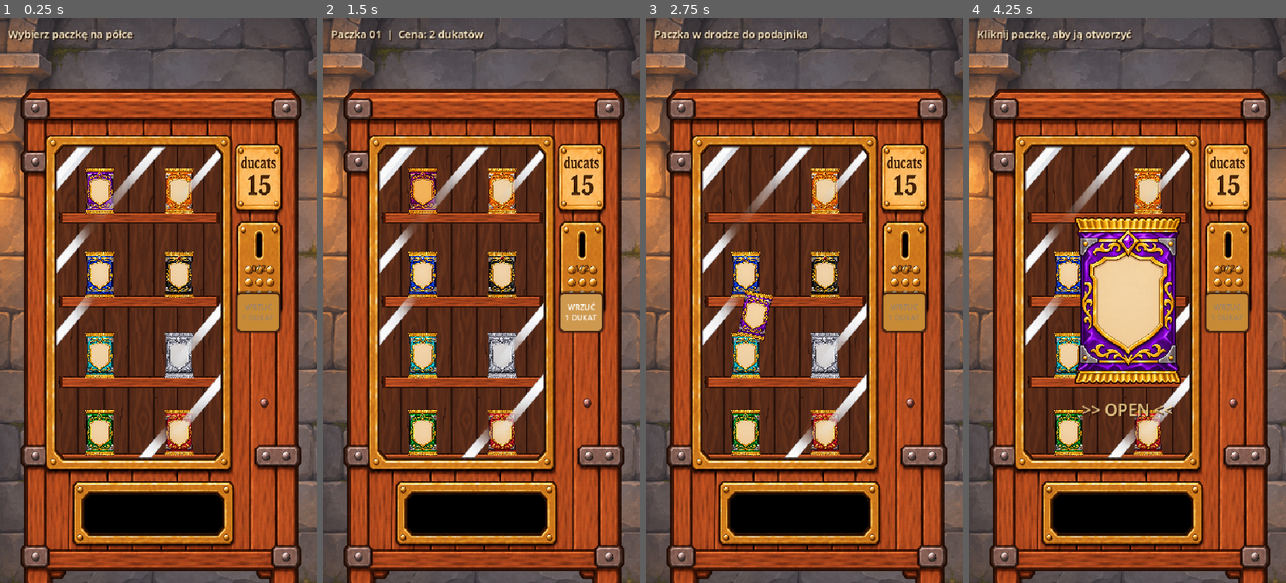
Above: before the commit, frames 1-4 (left to right).
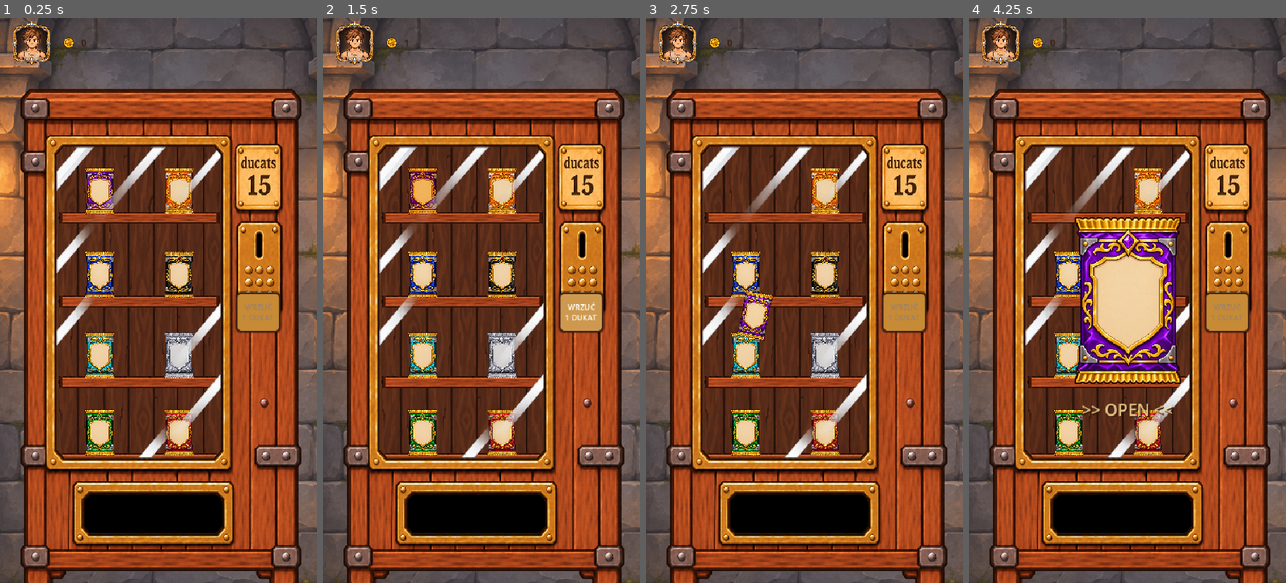
Above: after the commit, the same moments.

Repository: btulacha/vendingMachine
Game: Godot game, scene res://scenes/main.tscn
Two runs of this game, one before a commit and one after it. Both use one fixed random seed, a clock stepped at 60 frames per second and the inputs below.
Inputs (mouse positions are in pixels of both pictures, inside the frame that each line leads up to):
- Up to frame 1 (0.25 s): no input
- Up to frame 2 (1.5 s): tap Enter at 0.5 s; move the mouse to (421, 193) at 0.52 s; click (421, 193) at 0.67 s; click "WRZUĆ 1 DUKAT" at 1.25 s
- Up to frame 3 (2.75 s): click "WRZUĆ 1 DUKAT" at 2 s
- Up to frame 4 (4.25 s): move the mouse to (1146, 193) at 2.77 s; click (1146, 193) at 2.92 s; click (1067, 526) at 3.5 s

The runs differ from the first frame. In frame 1, 1.1% of the frame differs, in the area x 2-84%, y 0-45%; in frame 2, 1.1%; in frame 3, 1.2%; in frame 4, 1.2%.

Commit message:
portrait and coin counter

Diff:
--- a/vending-machine/scenes/main.tscn
+++ b/vending-machine/scenes/main.tscn
@@ -5,6 +5,7 @@
 [ext_resource type="Texture2D" uid="uid://pa7p7dei5km" path="res://assets/vendingMachineBack.png" id="3_tbgi4"]
 [ext_resource type="Texture2D" uid="uid://py7cmspexksc" path="res://assets/shelve.png" id="4_tefeu"]
 [ext_resource type="Texture2D" uid="uid://bsjnqwmguv6j4" path="res://assets/vendingMachineFront.png" id="5_o6xl0"]
+[ext_resource type="Texture2D" path="res://assets/player_portrait.png" id="6_player_portrait"]
 
 [node name="Main" type="Control" unique_id=11833063]
 layout_mode = 3
@@ -98,3 +99,12 @@
 mouse_filter = 2
 texture = ExtResource("5_o6xl0")
 expand_mode = 1
+
+[node name="PlayerPortrait" type="TextureRect" parent="."]
+offset_left = 14.0
+offset_top = 4.0
+offset_right = 94.0
+offset_bottom = 84.0
+mouse_filter = 2
+texture = ExtResource("6_player_portrait")
+expand_mode = 1
--- a/vending-machine/scripts/main.gd
+++ b/vending-machine/scripts/main.gd
@@ -84,6 +84,7 @@
 var sword_atlas: Texture2D
 var status_label: Label
 var balance_label: Label
+var coin_icon: TextureRect
 var coin_button: Button
 var tray_pickup_button: Button
 var package_bodies: Array[RigidBody2D] = []
@@ -195,15 +196,25 @@
 	status_label.add_theme_color_override("font_shadow_color", Color("#28150b"))
 	status_label.add_theme_constant_override("shadow_offset_x", 2)
 	status_label.add_theme_constant_override("shadow_offset_y", 2)
-	status_label.add_theme_font_size_override("font_size", 18)
+	status_label.add_theme_font_size_override("font_size", 14)
+	status_label.autowrap_mode = TextServer.AUTOWRAP_WORD_SMART
 	add_child(status_label)
+	status_label.visible = false
 
 	balance_label = Label.new()
-	balance_label.horizontal_alignment = HORIZONTAL_ALIGNMENT_CENTER
+	balance_label.horizontal_alignment = HORIZONTAL_ALIGNMENT_LEFT
 	balance_label.vertical_alignment = VERTICAL_ALIGNMENT_CENTER
 	balance_label.add_theme_color_override("font_color", Color("#351a0b"))
 	balance_label.add_theme_font_size_override("font_size", 16)
 	add_child(balance_label)
+
+	coin_icon = TextureRect.new()
+	coin_icon.texture = load("res://assets/coin.png") as Texture2D
+	coin_icon.expand_mode = TextureRect.EXPAND_IGNORE_SIZE
+	coin_icon.stretch_mode = TextureRect.STRETCH_KEEP_ASPECT_CENTERED
+	coin_icon.texture_filter = CanvasItem.TEXTURE_FILTER_NEAREST
+	coin_icon.mouse_filter = Control.MOUSE_FILTER_IGNORE
+	add_child(coin_icon)
 
 	coin_button = Button.new()
 	coin_button.text = "WRZUĆ\n1 DUKAT"
@@ -384,31 +395,24 @@
 
 
 func _add_sword_inventory_card(sword_index: int, quantity: int) -> void:
-	var card := PanelContainer.new()
-	card.custom_minimum_size = Vector2(112.0, 166.0)
-	var card_style := StyleBoxFlat.new()
-	card_style.bg_color = Color("#403020")
-	card_style.border_color = Color("#98713b")
-	card_style.set_border_width_all(2)
-	card_style.set_corner_radius_all(6)
-	card.add_theme_stylebox_override("panel", card_style)
-	inventory_grid.add_child(card)
-
-	var margin := MarginContainer.new()
-	margin.add_theme_constant_override("margin_left", 8)
-	margin.add_theme_constant_override("margin_top", 8)
-	margin.add_theme_constant_override("margin_right", 8)
-	margin.add_theme_constant_override("margin_bottom", 8)
-	card.add_child(margin)
-
-	var column := VBoxContainer.new()
-	column.add_theme_constant_override("separation", 4)
-	margin.add_child(column)
+	var entry := VBoxContainer.new()
+	entry.custom_minimum_size = Vector2(112.0, 152.0)
+	entry.add_theme_constant_override("separation", 4)
+	inventory_grid.add_child(entry)
+
+	var icon_frame := PanelContainer.new()
+	icon_frame.custom_minimum_size = Vector2(112.0, 112.0)
+	var frame_style := StyleBoxFlat.new()
+	frame_style.bg_color = Color("#403020")
+	frame_style.border_color = Color("#98713b")
+	frame_style.set_border_width_all(2)
+	frame_style.set_corner_radius_all(4)
+	icon_frame.add_theme_stylebox_override("panel", frame_style)
+	entry.add_child(icon_frame)
 
 	var icon_holder := Control.new()
-	icon_holder.custom_minimum_size = Vector2(92.0, 112.0)
-	icon_holder.size_flags_horizontal = Control.SIZE_SHRINK_CENTER
-	column.add_child(icon_holder)
+	icon_holder.set_anchors_and_offsets_preset(Control.PRESET_FULL_RECT)
+	icon_frame.add_child(icon_holder)
 
 	var atlas_texture := AtlasTexture.new()
 	atlas_texture.atlas = sword_atlas
@@ -448,10 +452,10 @@
 	name_label.vertical_alignment = VERTICAL_ALIGNMENT_CENTER
 	name_label.autowrap_mode = TextServer.AUTOWRAP_WORD_SMART
 	name_label.add_theme_color_override("font_color", Color("#fff0d0"))
-	name_label.add_theme_font_size_override("font_size", 17)
-	name_label.custom_minimum_size = Vector2(96.0, 36.0)
+	name_label.add_theme_font_size_override("font_size", 14)
+	name_label.custom_minimum_size = Vector2(112.0, 36.0)
 	name_label.size_flags_horizontal = Control.SIZE_SHRINK_CENTER
-	column.add_child(name_label)
+	entry.add_child(name_label)
 
 
 func _input(event: InputEvent) -> void:
@@ -517,8 +521,9 @@
 		inventory_page.visible = false
 
 func _layout_controls() -> void:
-	_set_reference_rect(status_label, Vector2(14.0, 14.0), Vector2(370.0, 38.0))
-	_set_reference_rect(balance_label, Vector2(412.0, 408.0), Vector2(58.0, 34.0))
+	_set_reference_rect(status_label, Vector2(14.0, 12.0), Vector2(200.0, 62.0))
+	_set_reference_rect(balance_label, Vector2(138.0, 24.0), Vector2(58.0, 36.0))
+	_set_reference_rect(coin_icon, Vector2(104.0, 29.0), Vector2(26.0, 26.0))
 	_set_reference_rect(coin_button, Vector2(402.0, 466.0), Vector2(76.0, 68.0))
 	_layout_inventory_page()
 
@@ -817,7 +822,7 @@
 
 
 func _update_hud() -> void:
-	balance_label.text = "%d/%d" % [coins_inserted, PRICE]
+	balance_label.text = str(coins_inserted)
 	coin_button.disabled = selected_index < 0 or delivering or pending_index >= 0
 	tray_pickup_button.visible = pending_index >= 0 and not delivering and not opening_package
 	for index in package_bodies.size():
Binary file added: vending-machine/assets/coin.png
Not shown, added: vending-machine/assets/coin.png.import
Binary file added: vending-machine/assets/player_portrait.png
Not shown, added: vending-machine/assets/player_portrait.png.import
